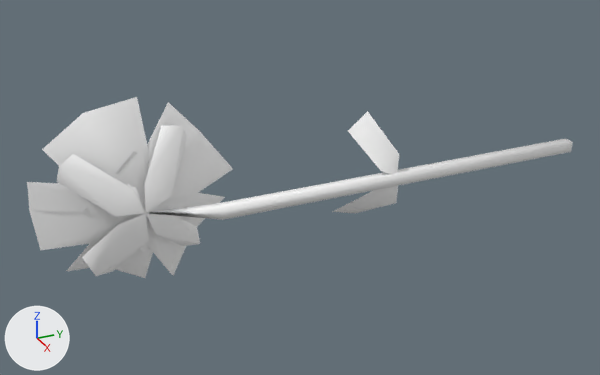
A saved change to the glTF model public/3d/item/model__item__equip.ofs_7_0/0729sbim02_07.gltf.
Both versions are drawn from a camera (50 mm lens) standing at (1.403, -1.055, 0.721) and looking at (-0.095, -0.381, -0.028). Every picture has the same lights, and +X, +Y and +Z are marked at lower left. The older version comes first.

The first picture shows '0729sbim02_07'.
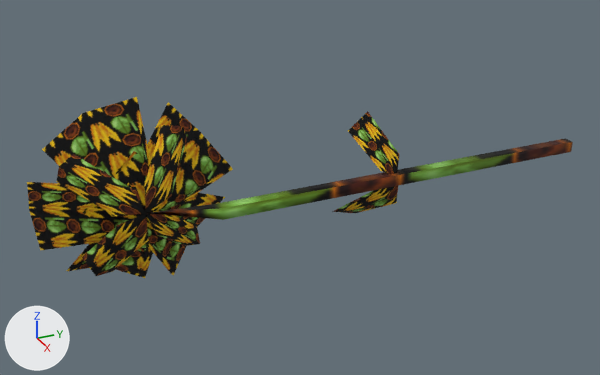
Location of each change, [x1, y1, x2, y2] in pixels of the pictures (600 x 375 px):
'0729sbim02_07', surface changed (darker): [27, 97, 573, 278] in both

The edits, one by one:
Picture 'sbim02_07' (img_sbim02_07) is new.
In material 'sbim02_07_0' (mat_sbim02_07_0), base_color is no longer (1.0, 1.0, 1.0), white #ffffff.
In material 'sbim02_07_0' (mat_sbim02_07_0), texture is now set to img_sbim02_07.
